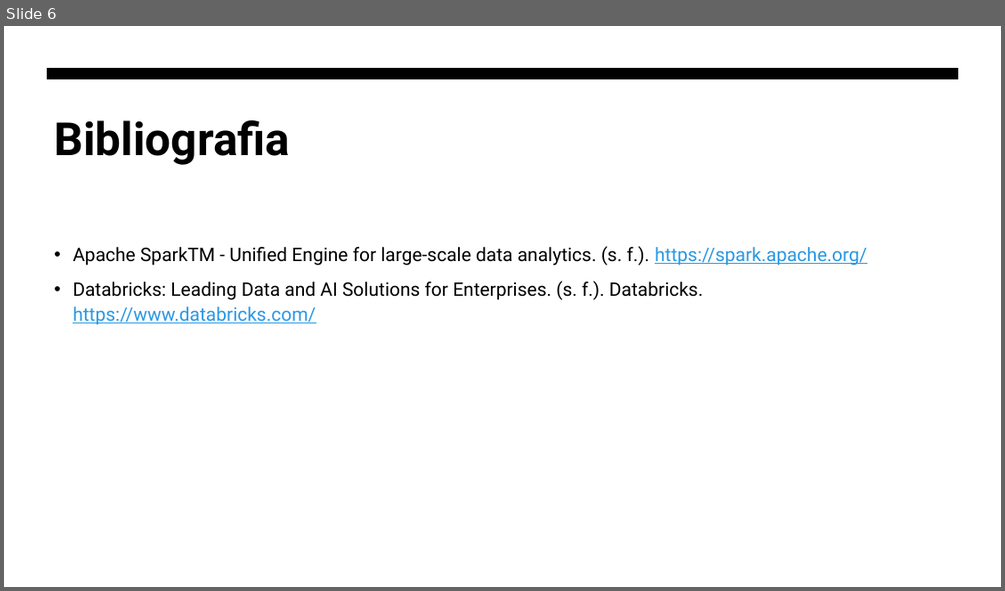
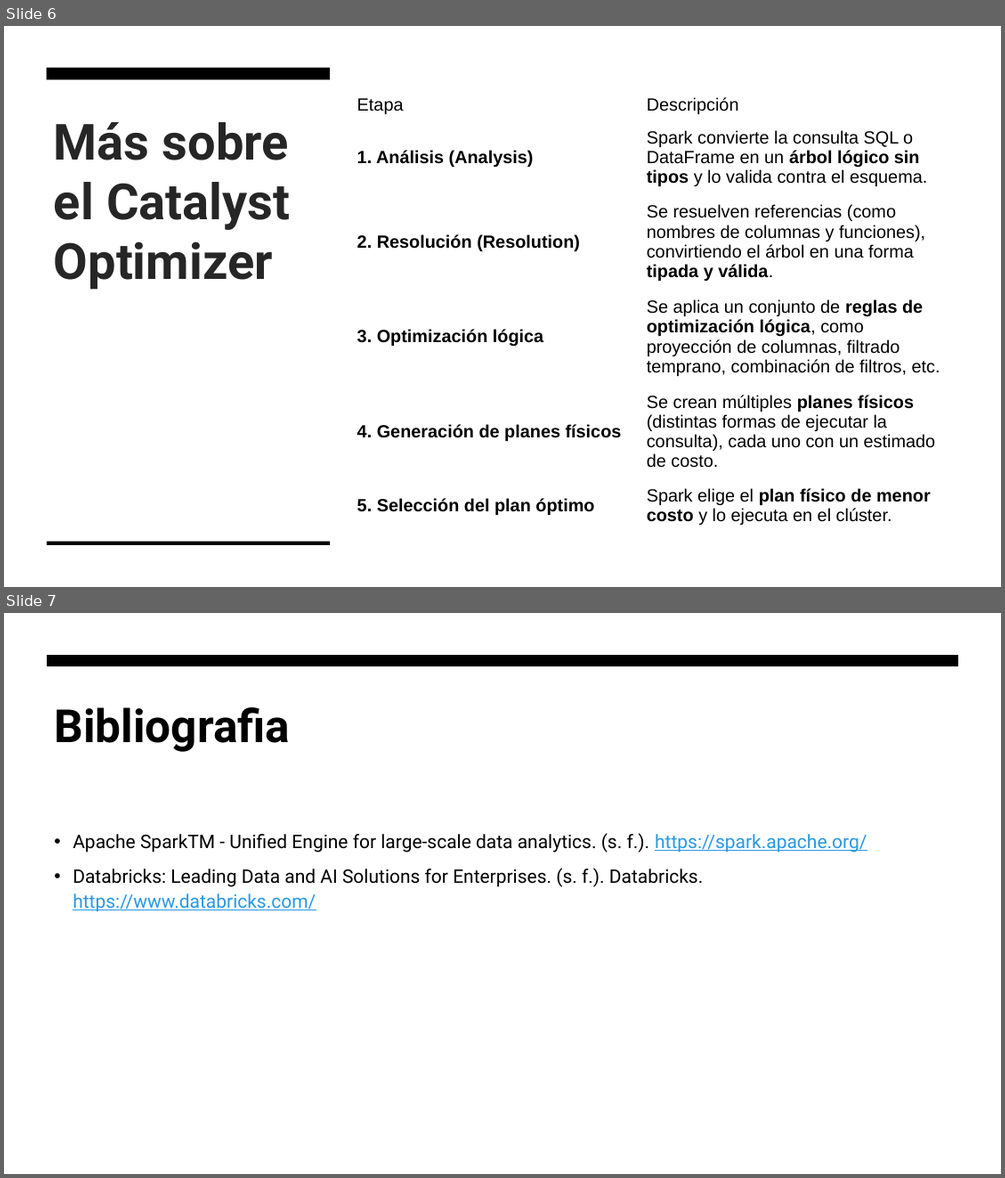
Before and after one commit to mayorga09/MCD-BDR, a slide deck: PIA - BDR .pptx. Shown one above the other, each under a label of ours: slide 6 before the commit, slides 6 and 7 after it. The pictures are 1005x591 and 1005x1178 pixels, drawn with LibreOffice and Linux fonts; fonts in the diff are those of the drawing. Boxes give left, top, right and bottom in pixels: in the first picture for what was removed or moved away, otherwise in the second. Text is boxed around its words. In the diff, an @@ line names an element or a change of style, - is before the commit and + after.

```diff
--- a/PIA - BDR .pptx
+++ b/PIA - BDR .pptx
@@ slide 6 added at <box>4,26,1001,587</box>, background #FFFFFF @@
@@ rectangle added at <box>4,26,1001,587</box>, fill #FFFFFF @@
@@ rectangle added at <box>47,68,330,79</box>, fill #000000 @@
@@ table added at <box>350,89,958,532</box>, 6 rows, 2 columns @@
+Etapa | Descripción
+1. Análisis (Analysis) | Spark convierte la consulta SQL o DataFrame en un árbol lógico sin tipos y lo valida contra el esquema.
+2. Resolución (Resolution) | Se resuelven referencias (como nombres de columnas y funciones), convirtiendo el árbol en una forma tipada y válida.
+3. Optimización lógica | Se aplica un conjunto de reglas de optimización lógica, como proyección de columnas, filtrado temprano, combinación de filtros, etc.
+4. Generación de planes físicos | Se crean múltiples planes físicos (distintas formas de ejecutar la consulta), cada uno con un estimado de costo.
+5. Selección del plan óptimo | Spark elige el plan físico de menor costo y lo ejecuta en el clúster.
@@ title added at <box>54,122,290,289</box>, 48 pt, text #262626, bold @@
+Más sobre el Catalyst Optimizer
@@ rectangle added at <box>47,541,330,545</box>, fill #000000 @@
@@ what was slide 6 is now slide 7 @@
```
Also in this commit, not shown: 2 slides changed, 2 other files.
